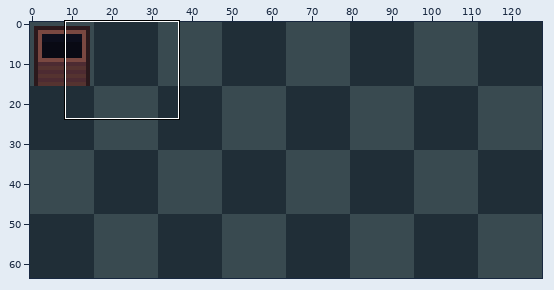
Two states of a pixel-art file, Creative/Art/Environment/Tiles.ase. Above: a wide view before the commit, with the close-up outlined.
Close-up. As it was:
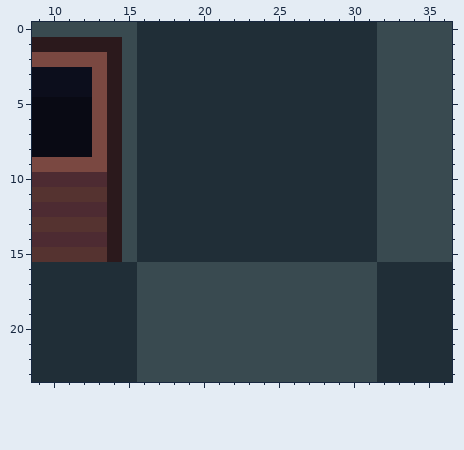
128x64 pixels, 1 frame. Shown: x 9..36, y 0..23.
The result:
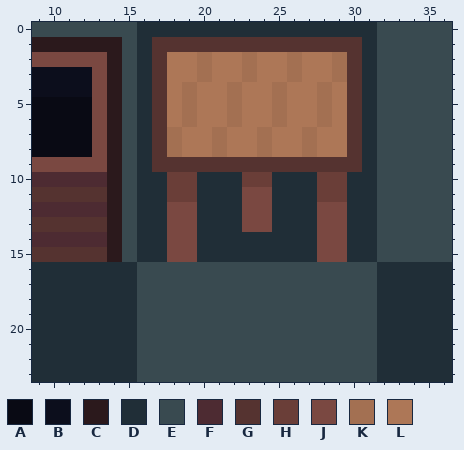
Palette (. is transparent): A #090a14  B #0c0e1c  C #2b191c  D #202e37  E #394a50  F #4d2b32  G #553330  H #6a3e38  J #7a4841  K #a37052  L #ad7757
Changes in this commit:
Changed rows in their new state; - is an unchanged pixel.
Layer "Layer 1":
first column x 17:
 1 GGGGGGGGGGGGGG
 2 GLLKLLKLLKLLKG
 3 GLLKLLKLLKLLKG
 4 GLKLLKLLKLLKLG
 5 GLKLLKLLKLLKLG
 6 GLKLLKLLKLLKLG
 7 GKLLKLLKLLKLLG
 8 GKLLKLLKLLKLLG
 9 GGGGGGGGGGGGGG
10 -HH---HH---HH-
11 -HH---JJ---HH-
12 -JJ---JJ---JJ-
13 -JJ---JJ---JJ-
14 -JJ--------JJ-
15 -JJ--------JJ-
Where, in picture pixels (left, top, right, bottom), the same in both close-ups:
changed: (152, 37, 362, 262)
